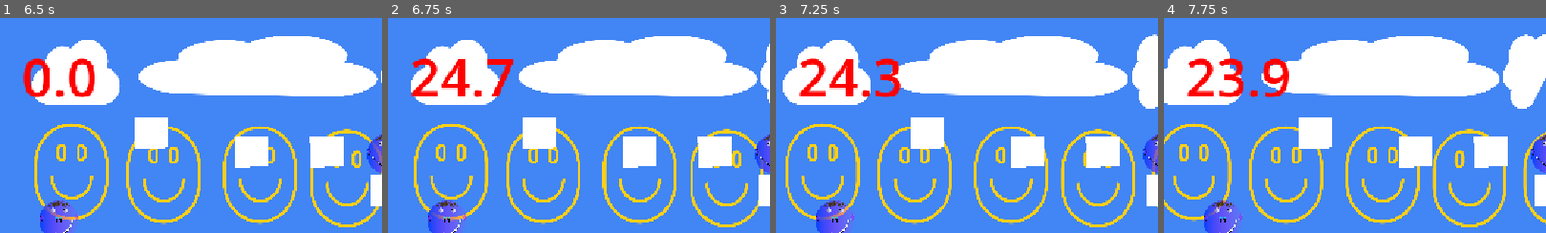
Above: before the commit, frames 1-4 (left to right).
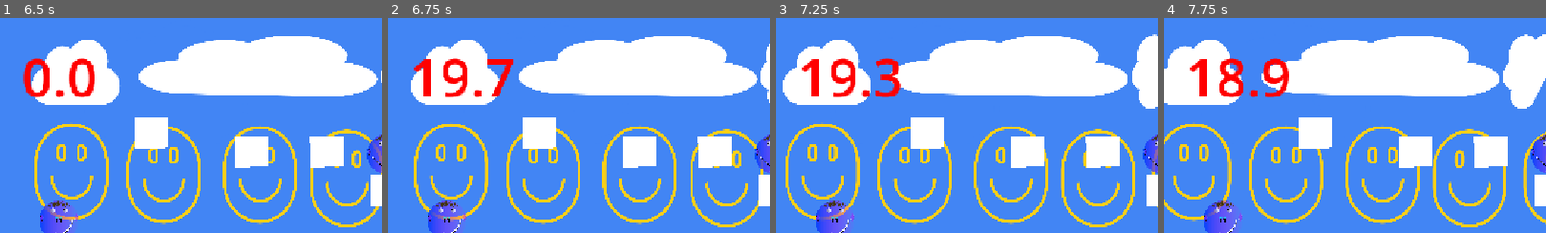
Above: after the commit, the same moments.

Repository: tyleruploads/code-ware
Game: Godot game, scene res://Scenes/title_screen.tscn
Two runs of this game, one before a commit and one after it. Both use one fixed random seed, a clock stepped at 60 frames per second and the inputs below.
Inputs (mouse positions are % of the whole screen's width and height, from its top left):
- Up to frame 1 (6.5 s): click "Start Game" at 0.5 s; tap Enter (ui_accept) at 1.25, 1.52, 2.27, 2.75, 3.77, 4.52, 5.27 s; move the mouse to (72, 45) at 1.27 s; hold Right (ui_right) 1.28-2.78 s; tap Alt every 1.5 s from 1.35 to 5.85 s; click (72, 45) at 1.42 s; move the mouse to (30, 55) at 2.02 s; tap Shift at 2.1, 3.6, 5.1 s; move the mouse to (60, 28) at 2.77 s; hold Left (ui_left) 2.78-3.53 s; move the mouse to (45, 70) at 3.52 s; hold Right (ui_right) 3.53-5.03 s; click (45, 70) at 3.67 s; move the mouse to (80, 65) at 4.27 s; move the mouse to (20, 35) at 5.02 s; hold Left (ui_left) 5.03-5.78 s; move the mouse to (55, 50) at 5.77 s; hold Right (ui_right) from 5.78 s (still down); click (55, 50) at 5.92 s
- Up to frame 2 (6.75 s): move the mouse to (35, 25) at 6.52 s; release Right (ui_right) at 6.53 s; hold Left (ui_left) from 6.53 s (still down); tap Shift at 6.6 s
- Up to frame 3 (7.25 s): keep holding Left (ui_left); tap Enter (ui_accept) at 6.77 s
- Up to frame 4 (7.75 s): keep holding Left (ui_left); move the mouse to (72, 45) at 7.27 s; tap Alt at 7.35 s; tap Enter (ui_accept) at 7.52 s
The pictures show only the part of the screen within x 0-50%, y 0-50%; the shares and areas given below are measured in that part.

Frame 1 is identical in both runs. In frame 2, 1.4% of the frame differs, in the area x 6-22%, y 18-37%; in frame 3, 1.4%; in frame 4, 1.0%.

Commit message:
Lower time for minigame 1 from 25 to 21 seconds

Diff:
--- a/Scenes/self_timer.gd
+++ b/Scenes/self_timer.gd
@@ -4,7 +4,7 @@
 
 # Called when the node enters the scene tree for the first time
 func _ready() -> void:
-	Timer(25.0)
+	Timer(20.0)
 	pass
 
 # Called every frame
